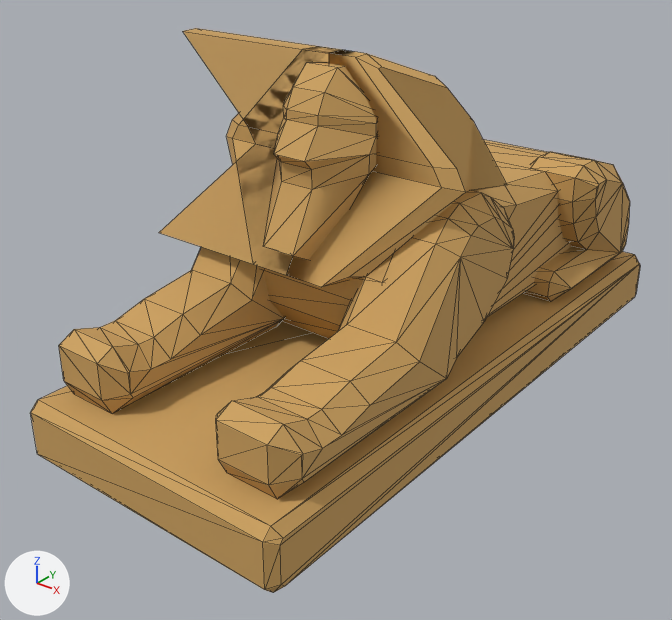
Two versions of the FBX model Assets/Models/Props/Statues/sphinx.FBX, one commit apart.
Rendered twice from a 50 mm camera at (14.66, -20.31, 8.09) aimed at (-0.52, -1.34, -3.68). Arrows for +X, +Y and +Z are at lower left; the lights stay in place. Mesh edges are drawn as thin lines. Where no turn or scale is listed for an object, it has been applied to the vertices.

The first picture shows 'backleg', 'base', 'frontleg', 'head', 'headdress', 'torso'.
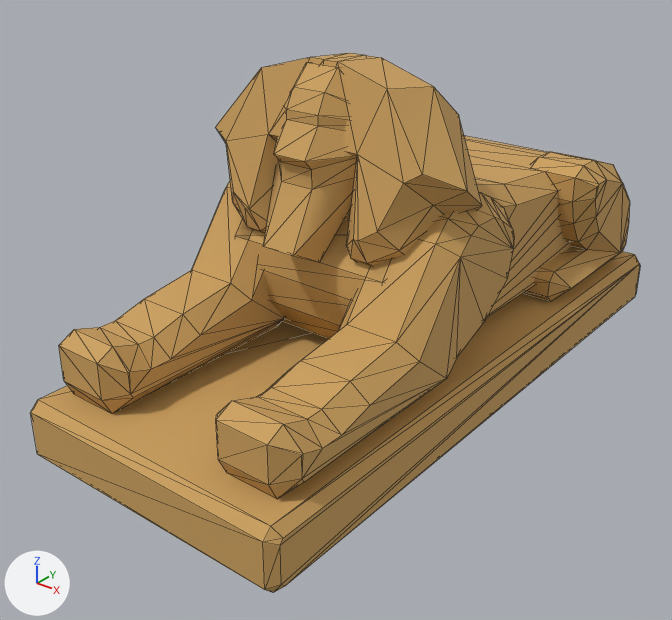
Commit message: resculpted sphinx headdress

Where the newer file only moved an object's origin or applied its transform, the numbers keep the older frame.

What the commit changed:
Mesh me_mesh_006_1 is new.
It has 76 vertices, 148 faces and spans x -4.06..4.06, y -2.24..2.39, z -1.6..3.18.
It uses material mat_material__25 (picture img_colour_palette___desaturated_png).
Object 'headdress' (ob_headdress) is deleted.
Object 'headdress_front' (ob_headdress_front) is new; it shows me_mesh_006_1.
Its location is (0.0, -1.25, 0.5).

Changed parts and their boxes (x1, y1, x2, y2) in the pictures (672 x 620 px):
'headdress', deleted (orange)
    before: (159, 28, 507, 287)
'headdress_front', added (orange)
    after: (216, 53, 482, 266)
